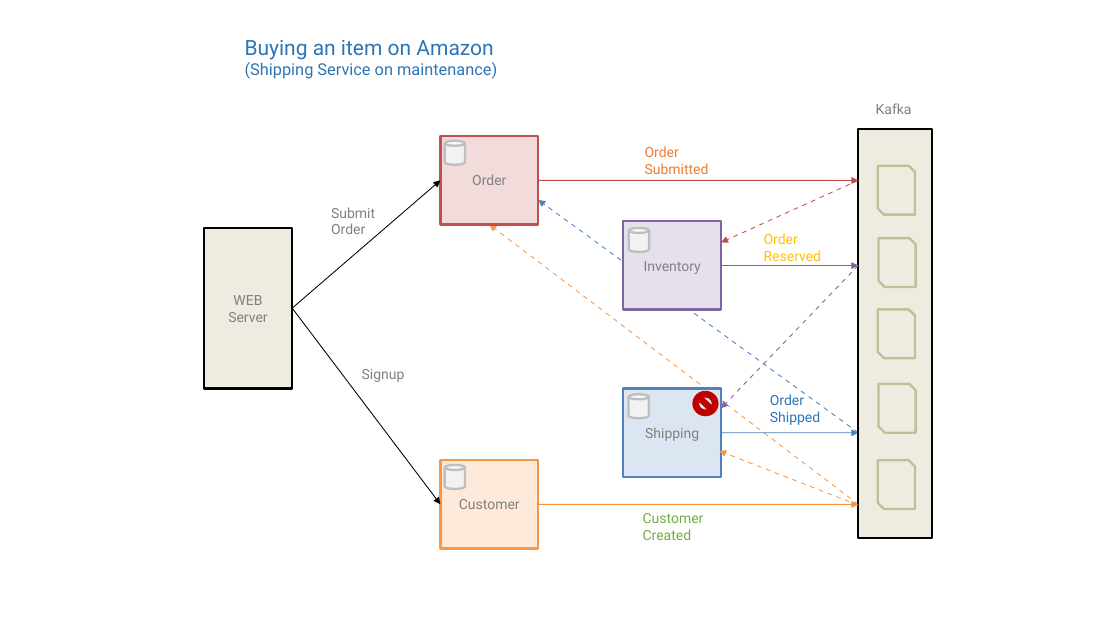
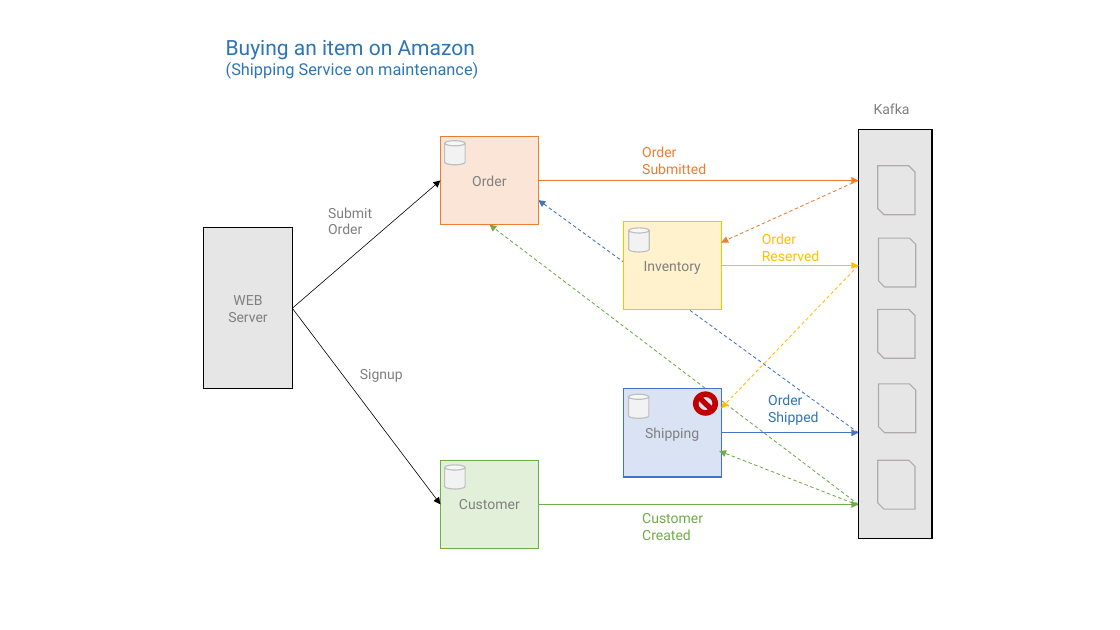
Before and after one commit to michaellif/event-driven-microservices-example, a slide deck: slide 16 of MicroservicesTraining.pptx. Drawn at 1120x630 pixels with LibreOffice and Linux fonts; fonts in the diff are those of the drawing. Boxes give left, top, right and bottom in pixels: in the first picture for what was removed or moved away, otherwise in the second. Text is boxed around its words. In the diff, an @@ line names an element or a change of style, - is before the commit and + after.

```diff
--- a/MicroservicesTraining.pptx
+++ b/MicroservicesTraining.pptx
@@ text "Buying an item on Amazon": place and size @@
-text "Buying an item on Amazon" at box(245, 40, 497, 79)
+text "Buying an item on Amazon" at box(226, 40, 478, 79)
@@ rectangle "Order" at box(440, 136, 539, 224): fill #F2DCDB to #FBE5D6; outline #C0504D 2 pt to #ED7D31 1 pt @@
@@ rectangle at box(859, 129, 933, 539): fill #EEECE1 to #E7E6E6; outline #000000 2 pt to #000000 1 pt @@
@@ freeform shape removed at box(292, 181, 440, 308) @@
@@ arrow added from (292, 308) to (440, 181), #000000 0.5 pt @@
@@ freeform shape removed at box(539, 200, 859, 433) @@
@@ freeform shape removed at box(539, 181, 859, 181) @@
@@ arrow added from (859, 433) to (539, 200), #4472C4 0.75 pt dashed @@
@@ arrow added from (539, 181) to (859, 181), #ED7D31 0.5 pt @@
@@ freeform shape removed at box(721, 181, 858, 243) @@
@@ arrow added from (859, 181) to (722, 243), #ED7D31 0.75 pt dashed @@
@@ freeform shape removed at box(490, 224, 859, 504) @@
@@ arrow added from (859, 504) to (490, 224), #70AD47 0.75 pt dashed @@
@@ rectangle "Inventory" at box(623, 221, 722, 309): fill #E6E0EC to #FFF2CC; outline #8064A2 2 pt to #FFC000 1 pt @@
@@ freeform shape removed at box(721, 266, 858, 408) @@
@@ freeform shape removed at box(722, 266, 859, 266) @@
@@ arrow added from (722, 266) to (859, 266), #FFC000 0.5 pt @@
@@ arrow added from (859, 266) to (722, 408), #FFC000 0.75 pt dashed @@
@@ freeform shape removed at box(292, 308, 440, 504) @@
@@ arrow added from (292, 308) to (440, 504), #000000 0.5 pt @@
@@ rectangle "Shipping" at box(623, 389, 722, 477): fill #DCE6F2 to #DAE3F3; outline #4F81BD 2 pt to #4472C4 1 pt @@
@@ no-entry sign at box(694, 392, 718, 416): outline #C00000 2 pt to #C00000 1 pt; proportions changed @@
@@ freeform shape removed at box(722, 433, 859, 433) @@
@@ arrow added from (722, 433) to (859, 433), #4472C4 0.5 pt @@
@@ rectangle "Customer" at box(440, 460, 539, 549): fill #FDEADA to #E2F0D9; outline #F79646 2 pt to #70AD47 1 pt @@
@@ outline #BFBFBF 2 pt to #BFBFBF 1 pt; proportions changed in 4 elements at box(444, 141, 465, 166), box(629, 228, 649, 252), box(628, 394, 649, 418), box(444, 465, 465, 489) @@
@@ freeform shape removed at box(719, 451, 858, 506) @@
@@ arrow added from (859, 505) to (719, 451), #70AD47 0.75 pt dashed @@
@@ fill #EEECE1 to #E7E6E6; outline #C4BD97 2 pt to #AFABAB 1 pt; proportions changed in 5 elements at box(878, 166, 915, 214), box(879, 239, 916, 287), box(878, 309, 915, 358), box(879, 384, 916, 433), box(878, 460, 915, 509) @@
@@ freeform shape removed at box(539, 504, 859, 504) @@
@@ arrow added from (539, 504) to (859, 504), #70AD47 0.5 pt @@
```
Also in this commit, not shown: 19 other slides changed.
